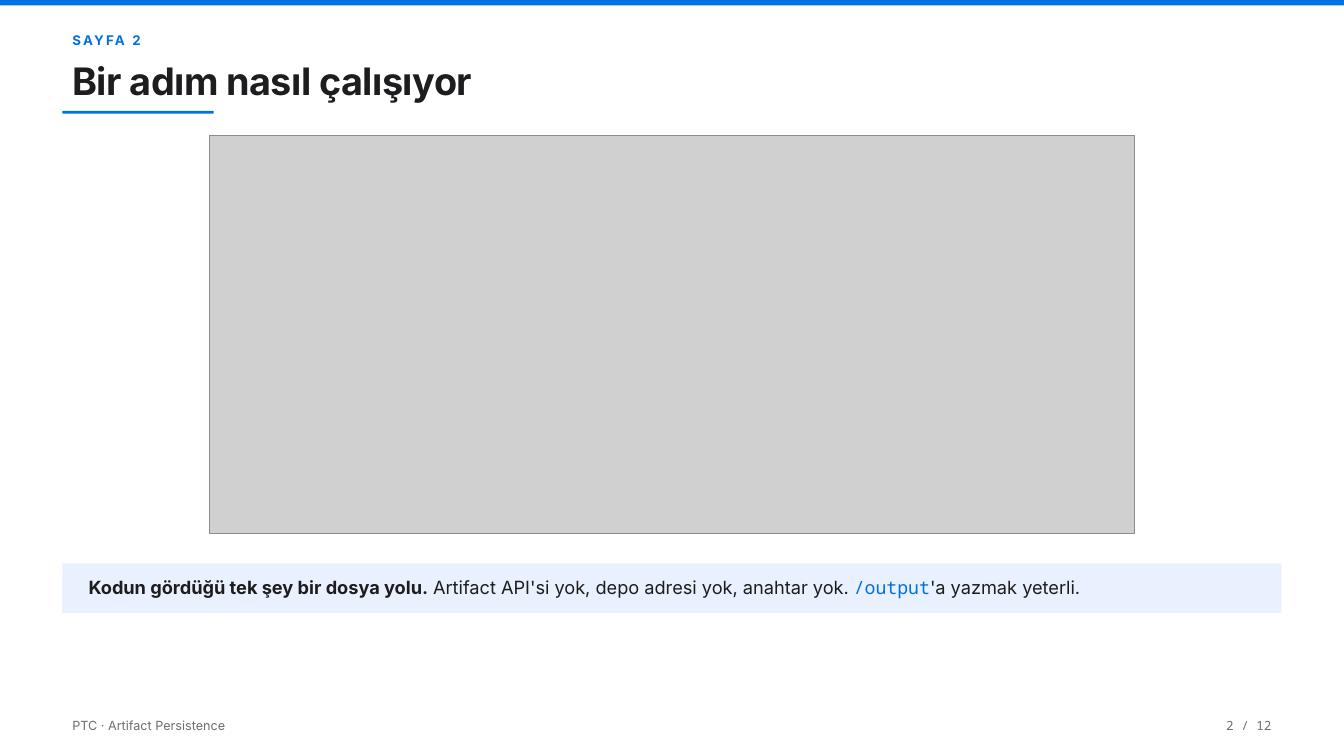
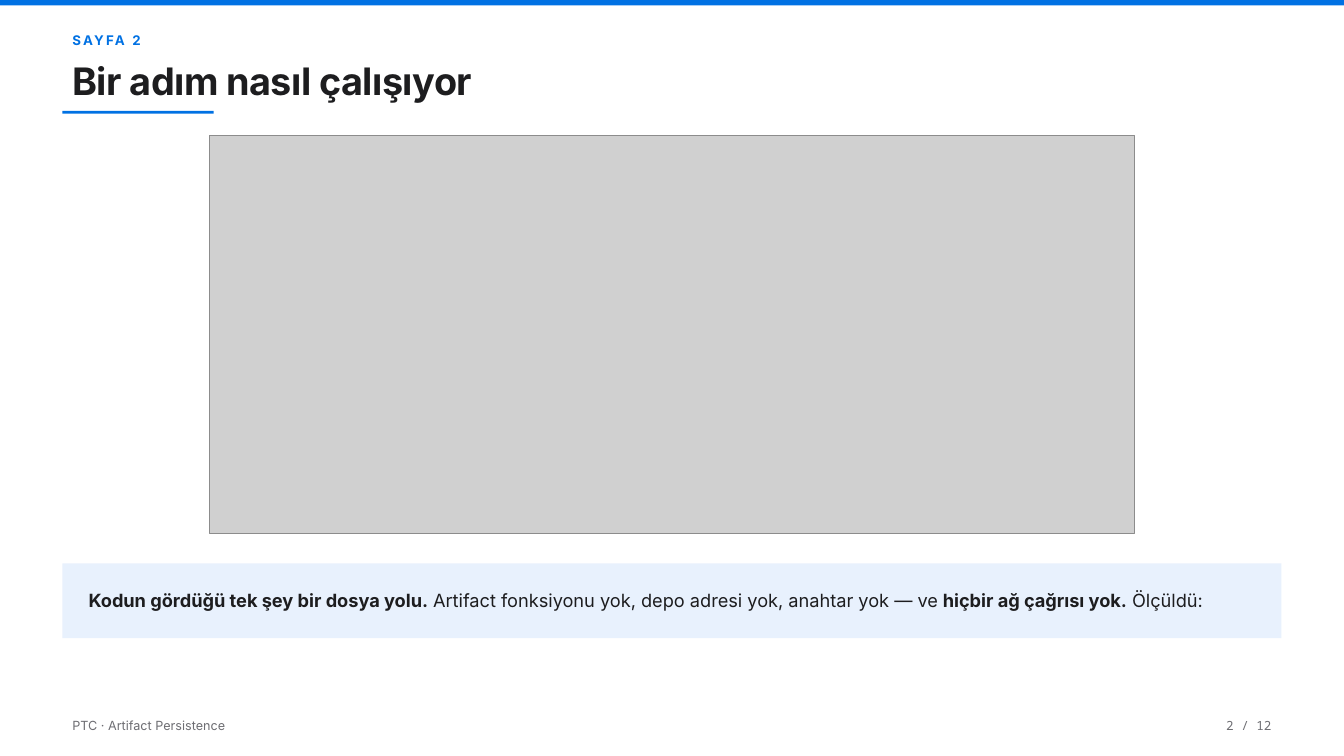
Before and after one commit to AltanReisoglu/Data-Science-Reports, a slide deck: slide 3 of ptc_art/PTC_Sunum_Karsilastirma.pptx. Drawn at 1344x756 pixels with LibreOffice and Linux fonts; fonts in the diff are those of the drawing; grey boxes stand for pictures. Boxes give left, top, right and bottom in pixels: in the first picture for what was removed or moved away, otherwise in the second. Text is boxed around its words. In the diff, an @@ line names an element or a change of style, - is before the commit and + after.

```diff
--- a/ptc_art/PTC_Sunum_Karsilastirma.pptx
+++ b/ptc_art/PTC_Sunum_Karsilastirma.pptx
@@ rectangle: place and size @@
-rectangle at bbox=[63, 564, 1281, 613]
+rectangle at bbox=[63, 564, 1281, 638]
@@ text at bbox=[89, 591, 1203, 611]: text changed @@
-Kodun gördüğü tek şey bir dosya yolu. Artifact API'si yok, depo adresi yok, anahtar yok. /output'a yazmak yeterli.
+Kodun gördüğü tek şey bir dosya yolu. Artifact fonksiyonu yok, depo adresi yok, anahtar yok — ve hiçbir ağ çağrısı yok. Ölçüldü:
```
Also in this commit, not shown: 6 other slides changed, 2 slides added, 6 other files.
